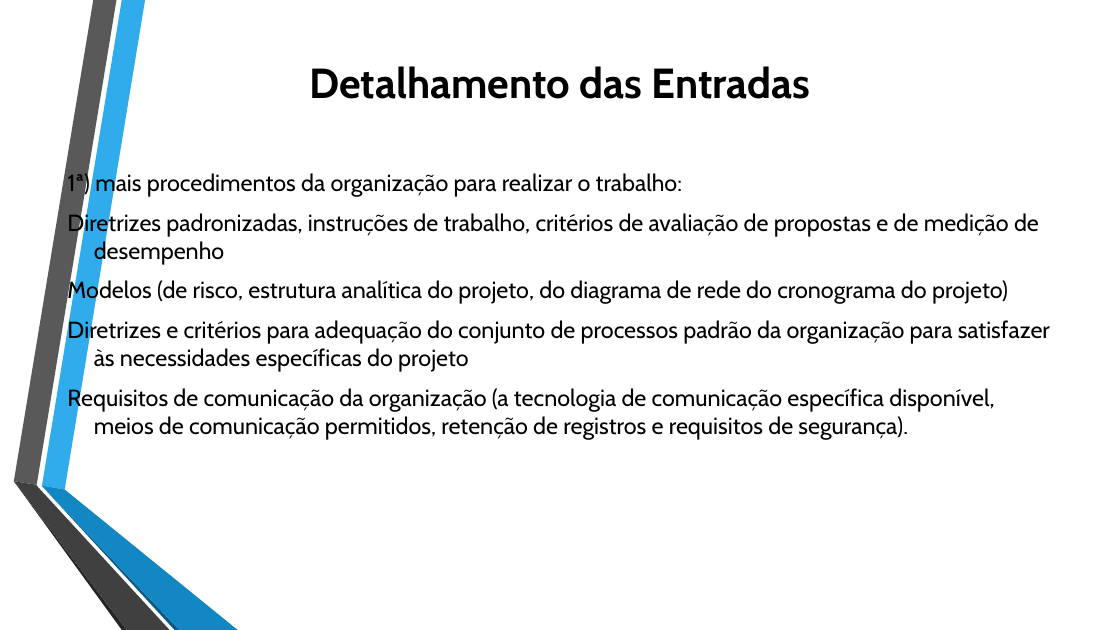
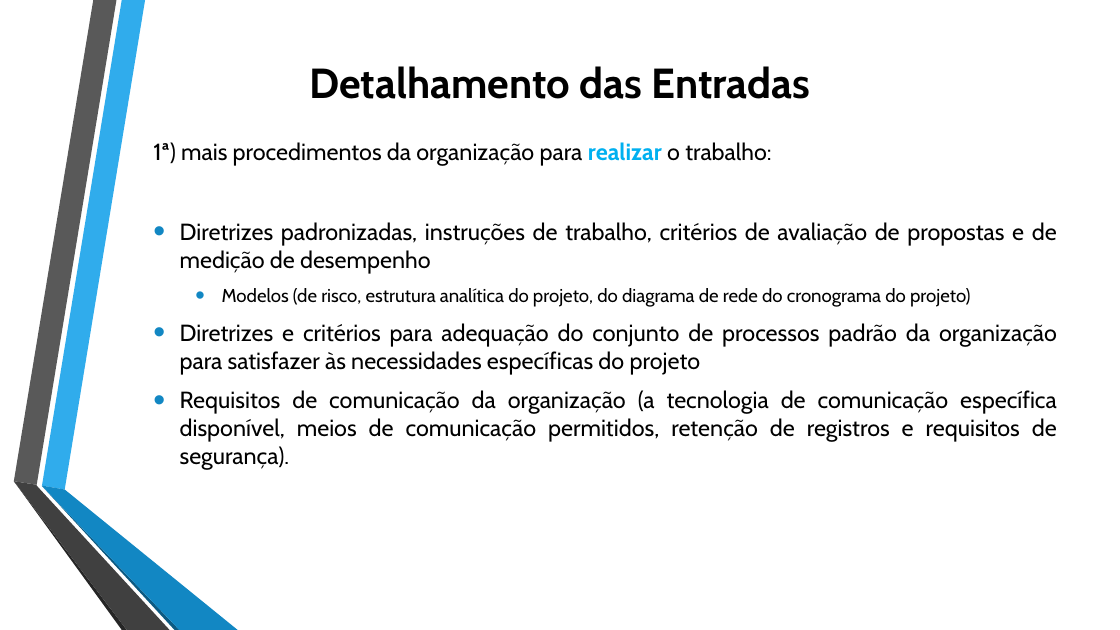
Before and after one commit to jharbes/ADMINISTRACAO-DE-REDES, a slide deck: slide 12 of RELATORIO PROVA P2/relatorio-pmbok-capitulo4-jharbes.pptx. Drawn at 1120x630 pixels with LibreOffice and Linux fonts; fonts in the diff are those of the drawing. Boxes give left, top, right and bottom in pixels: in the first picture for what was removed or moved away, otherwise in the second. Text is boxed around its words. In the diff, an @@ line names an element or a change of style, - is before the commit and + after.

```diff
--- a/RELATORIO PROVA P2/relatorio-pmbok-capitulo4-jharbes.pptx
+++ b/RELATORIO PROVA P2/relatorio-pmbok-capitulo4-jharbes.pptx
@@ text "1ª) mais procedimentos da organização ...": place and size @@
-text "1ª) mais procedimentos da organização ..." at (67,171,1050,440)
+text "1ª) mais procedimentos da organização ..." at (153,142,1057,470)
@@ text "1ª) mais procedimentos da organização ..." at (153,142,1057,470): text colour #000000 to #00B0F0, bold on in "realizar"; size 20 to 16 pt in "Modelos (de risco, estrutura analítica do projeto, ..."; alignment left to justified; bullet none to •; list level 1 to 2 in "Modelos (de risco, estrutura analítica ..." @@
```
Also in this commit, not shown: 3 other slides changed.
